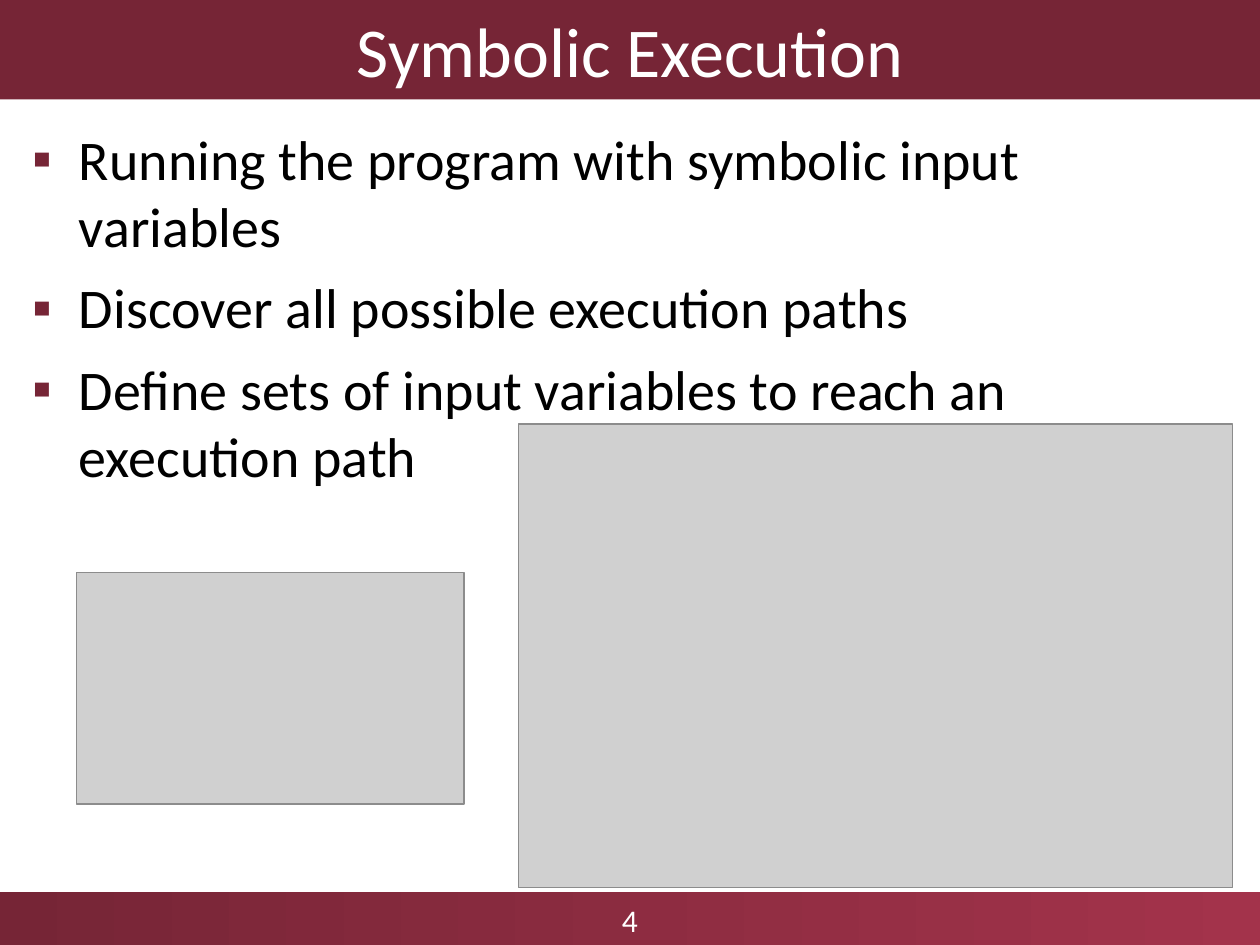
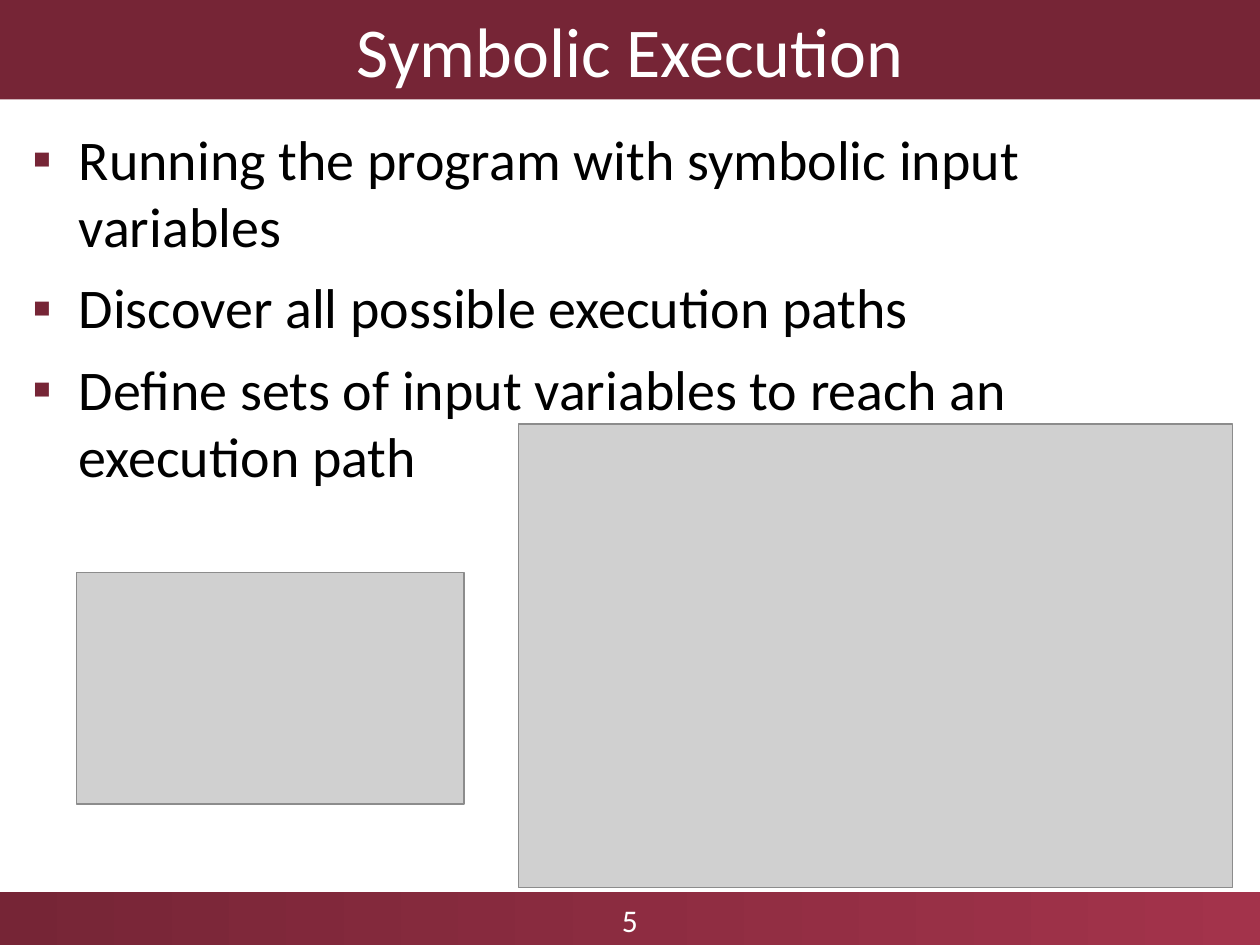
Before and after one commit to aronszabo/thesis-labview-testing, a slide deck: slide 5 of ftsrg-presentation.ppt (slide 4 before the commit). Drawn at 1260x945 pixels with LibreOffice and Linux fonts; fonts in the diff are those of the drawing; grey boxes stand for pictures; background and template pictures are left out. Boxes give left, top, right and bottom in pixels: in the first picture for what was removed or moved away, otherwise in the second. Text is boxed around its words. In the diff, an @@ line names an element or a change of style, - is before the commit and + after.

```diff
--- a/ftsrg-presentation.ppt
+++ b/ftsrg-presentation.ppt
@@ text at bbox=[622, 911, 638, 932]: text changed @@
-4
+5
```
Also in this commit, not shown: 4 other slides changed, 1 other file.
